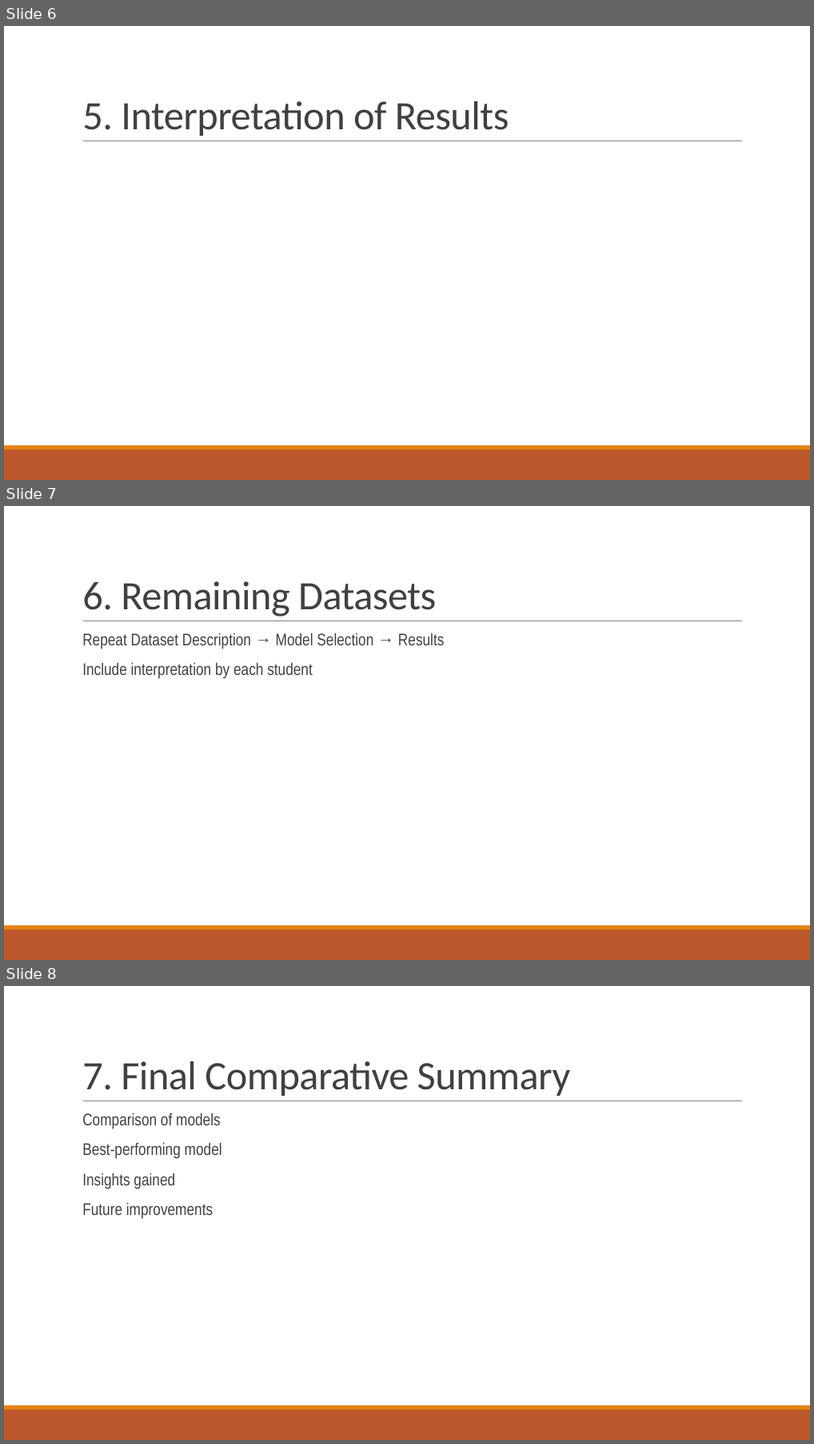
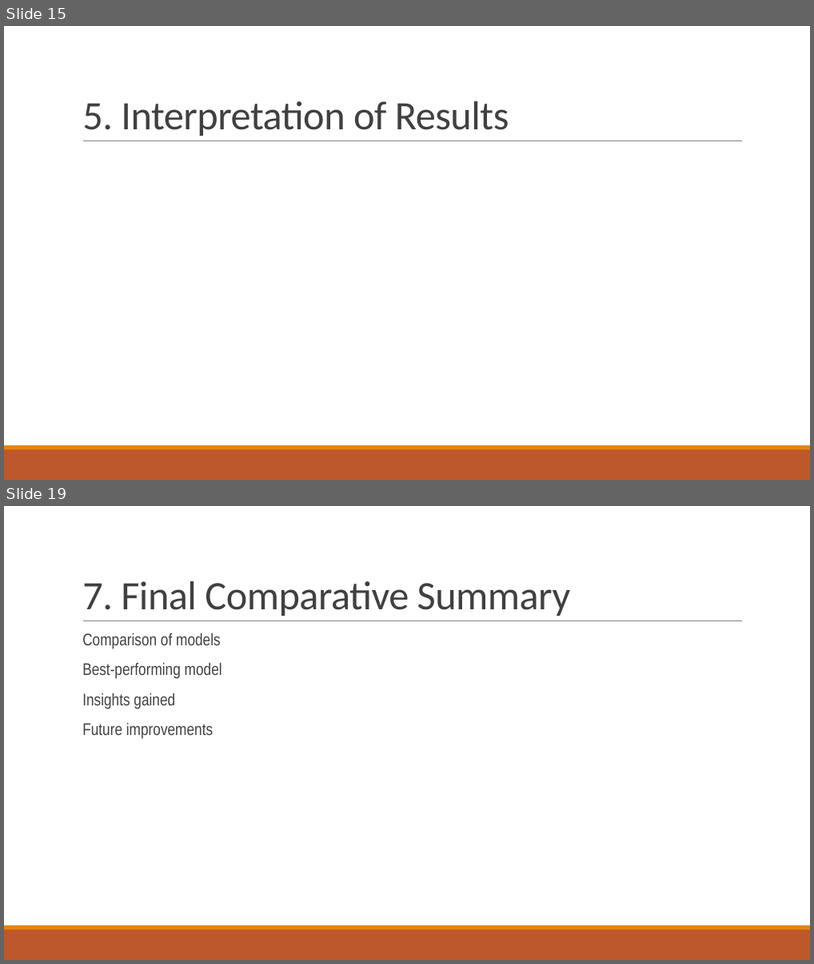
Before and after one commit to akay6483/mmml-ecommerce, a slide deck: docs/23CSE301_A8.pptx. Shown one above the other, each under a label of ours: slides 6, 7 and 8 before the commit, slides 15 and 19 after it; the slides between them are not shown. The pictures are 814x1444 and 814x964 pixels, drawn with LibreOffice and Linux fonts; fonts in the diff are those of the drawing; background and template pictures are left out. Boxes give left, top, right and bottom in pixels: in the first picture for what was removed or moved away, otherwise in the second. Text is boxed around its words. In the diff, an @@ line names an element or a change of style, - is before the commit and + after.

```diff
--- a/docs/23CSE301_A8.pptx
+++ b/docs/23CSE301_A8.pptx
@@ slide 7 removed at (x1=4, y1=506, x2=810, y2=960), background picture (left out); not listed: 3 template elements that a slide beside it also shows @@
@@ title removed at (x1=82, y1=581, x2=436, y2=616) @@
-6. Remaining Datasets
@@ text removed at (x1=82, y1=632, x2=444, y2=679) @@
-  Repeat Dataset Description → Model Selection → Results
-  Include interpretation by each student
@@ what was slide 6 is now slide 15 @@
@@ what was slide 8 is now slide 19 @@
```
Also in this commit, not shown: 1 slide changed, 13 slides added, 1 other slide removed, 7 other files.
